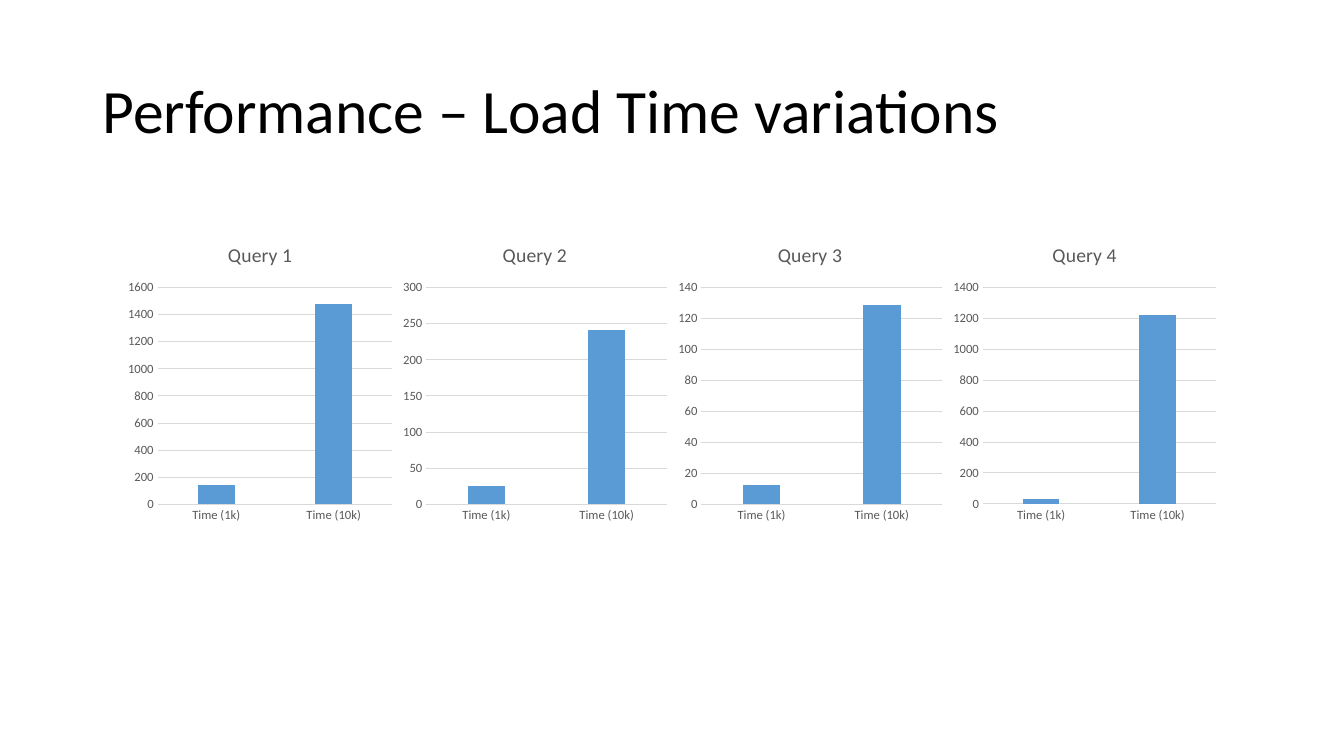
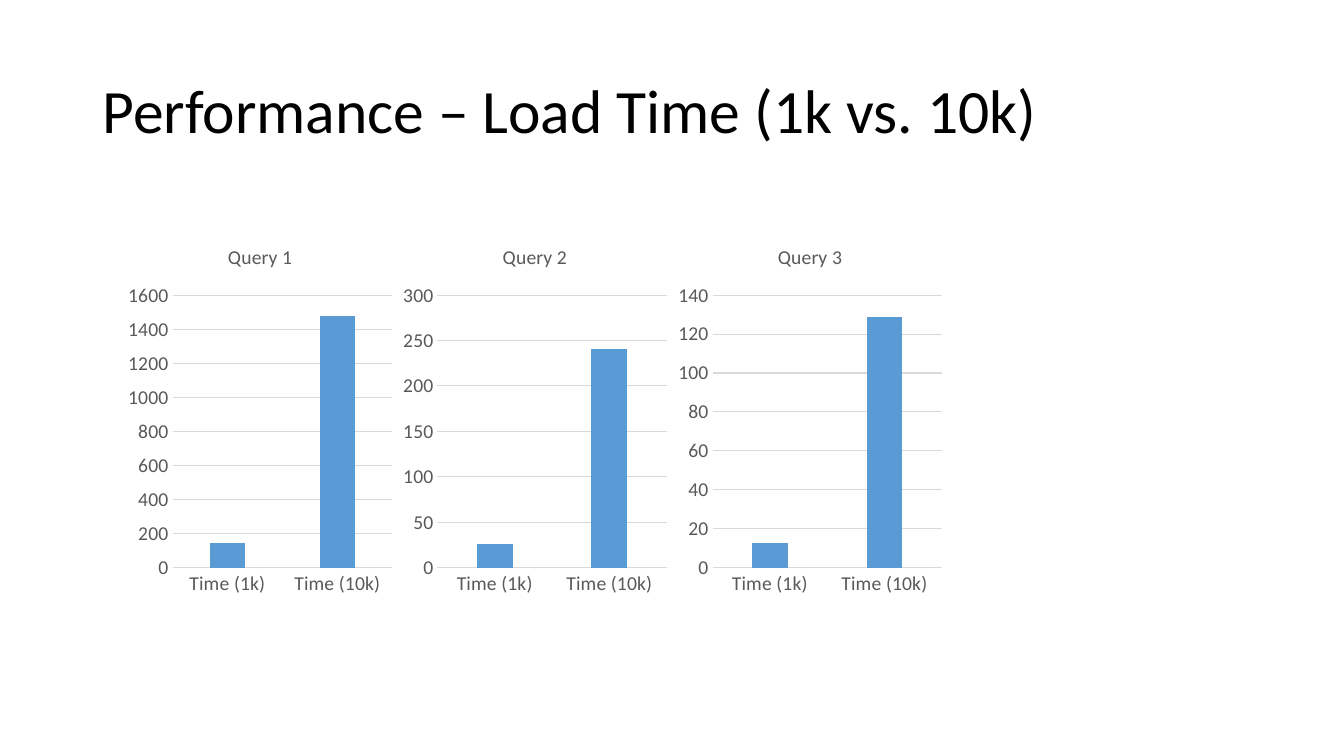
Before and after one commit to guptha-/sigmod, a slide deck: slide 8 of reports/Presentation.pptx. Drawn at 1344x756 pixels with LibreOffice and Linux fonts; fonts in the diff are those of the drawing. Boxes give left, top, right and bottom in pixels: in the first picture for what was removed or moved away, otherwise in the second. Text is boxed around its words. In the diff, an @@ line names an element or a change of style, - is before the commit and + after.

```diff
--- a/reports/Presentation.pptx
+++ b/reports/Presentation.pptx
@@ title at bbox=[102, 88, 1036, 142]: text changed @@
-Performance – Load Time variations
+Performance – Load Time (1k vs. 10k)
@@ column chart at bbox=[123, 227, 398, 603] @@
@@ category axis changed @@
@@ value axis changed @@
@@ column chart: place and size @@
-column chart at bbox=[123, 227, 398, 529]
+column chart at bbox=[123, 227, 398, 603]
@@ column chart at bbox=[398, 227, 673, 603] @@
@@ category axis changed @@
@@ value axis changed @@
@@ column chart: place and size @@
-column chart at bbox=[398, 227, 673, 529]
+column chart at bbox=[398, 227, 673, 603]
@@ column chart at bbox=[673, 227, 947, 603] @@
@@ category axis changed @@
@@ value axis changed @@
@@ column chart: place and size @@
-column chart at bbox=[673, 227, 947, 529]
+column chart at bbox=[673, 227, 947, 603]
@@ column chart removed at bbox=[948, 227, 1221, 528] @@
-title "Query 4"
-categories: Time (1k), Time (10k)
-Query 4: 30, 1220
```
Also in this commit, not shown: 6 other slides changed, 2 slides added, 1 other file.
